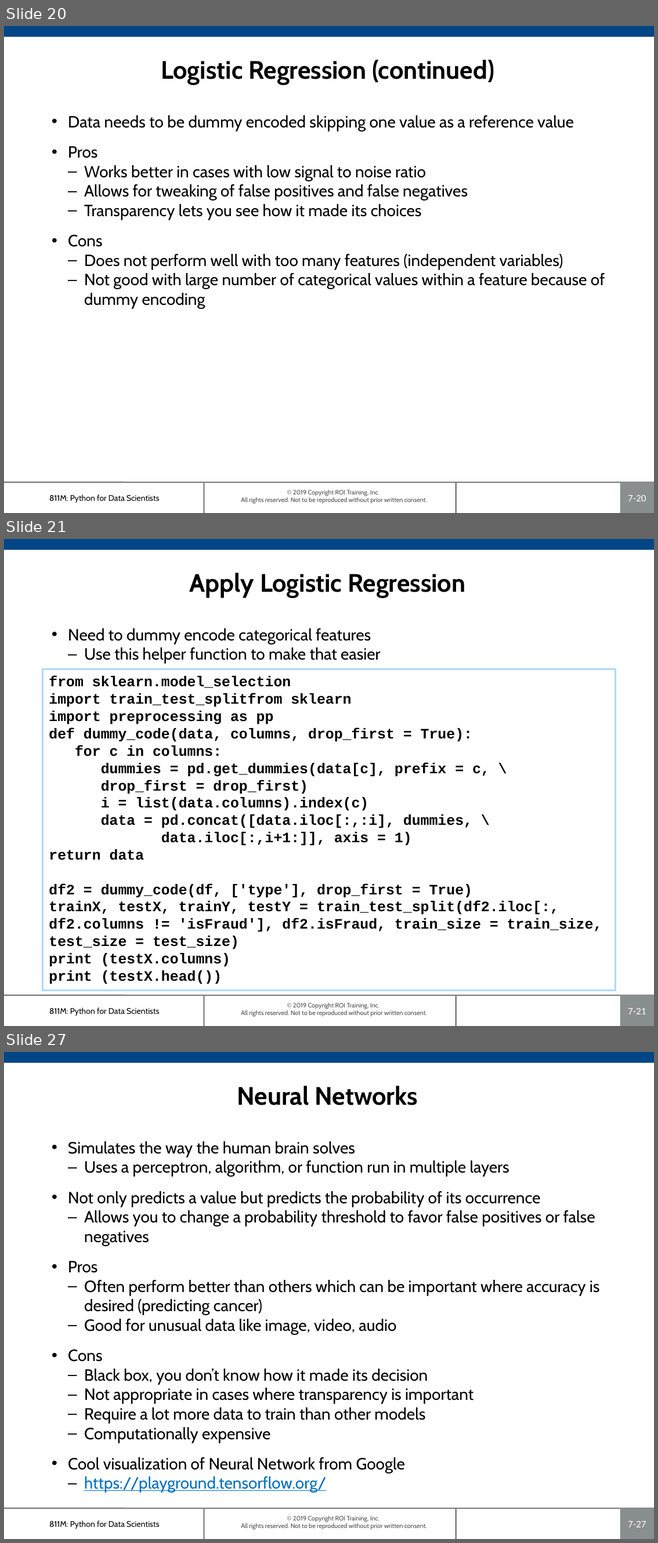
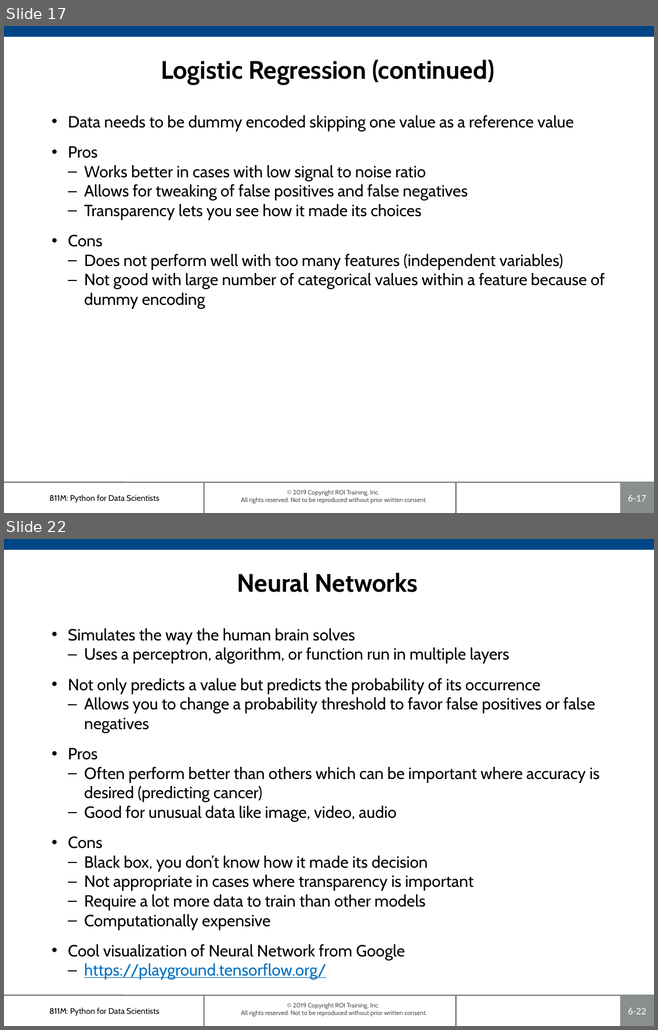
Before and after one commit to roitraining/SparkforDataEngineers, a slide deck: Ch06_ClassificationModels.pptx. Shown one above the other, each under a label of ours: slides 20, 21 and 27 before the commit, slides 17 and 22 after it; the slides between them are not shown. The pictures are 658x1543 and 658x1030 pixels, drawn with LibreOffice and Linux fonts; fonts in the diff are those of the drawing; background and template pictures are left out. Boxes give left, top, right and bottom in pixels: in the first picture for what was removed or moved away, otherwise in the second. Text is boxed around its words. In the diff, an @@ line names an element or a change of style, - is before the commit and + after.

```diff
--- a/Ch06_ClassificationModels.pptx
+++ b/Ch06_ClassificationModels.pptx
@@ slide 21 removed at [4,539,654,1026], background #FFFFFF; not listed: 7 template elements that a slide beside it also shows @@
@@ title removed at [190,573,465,598] @@
-Apply Logistic Regression
@@ text removed at [68,628,380,664] @@
-• Need to dummy encode categorical features
-  – Use this helper function to make that easier
@@ rectangle removed at [42,669,615,991] @@
-from sklearn.model_selection
-import train_test_splitfrom sklearn
-import preprocessing as pp
-def dummy_code(data, columns, drop_first = True):
-for c in columns:
-dummies = pd.get_dummies(data[c], prefix = c, \
-drop_first = drop_first)
-i = list(data.columns).index(c)
-data = pd.concat([data.iloc[:,:i], dummies, \
-data.iloc[:,i+1:]], axis = 1)
-return data
-df2 = dummy_code(df, ['type'], drop_first = True)
-trainX, testX, trainY, testY = train_test_split(df2.iloc[:, df2.columns != 'isFraud'], df2.isFraud, train_size = train_size, test_size = test_size)
-print (testX.columns)
-print (testX.head())
@@ what was slide 20 is now slide 17 @@
@@ page number at [628,495,645,502]: text changed @@
-7-20
+6-17
@@ what was slide 27 is now slide 22 @@
@@ page number at [628,1008,645,1015]: text changed @@
-7-27
+6-22
```
Also in this commit, not shown: 6 slides changed, 9 slides added, 17 other slides removed, 1 other file.
